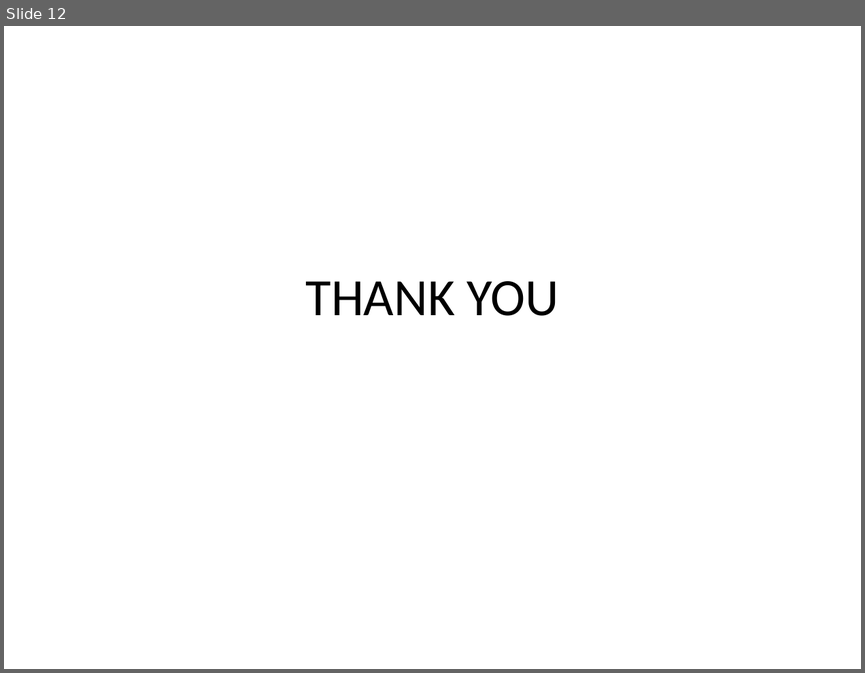
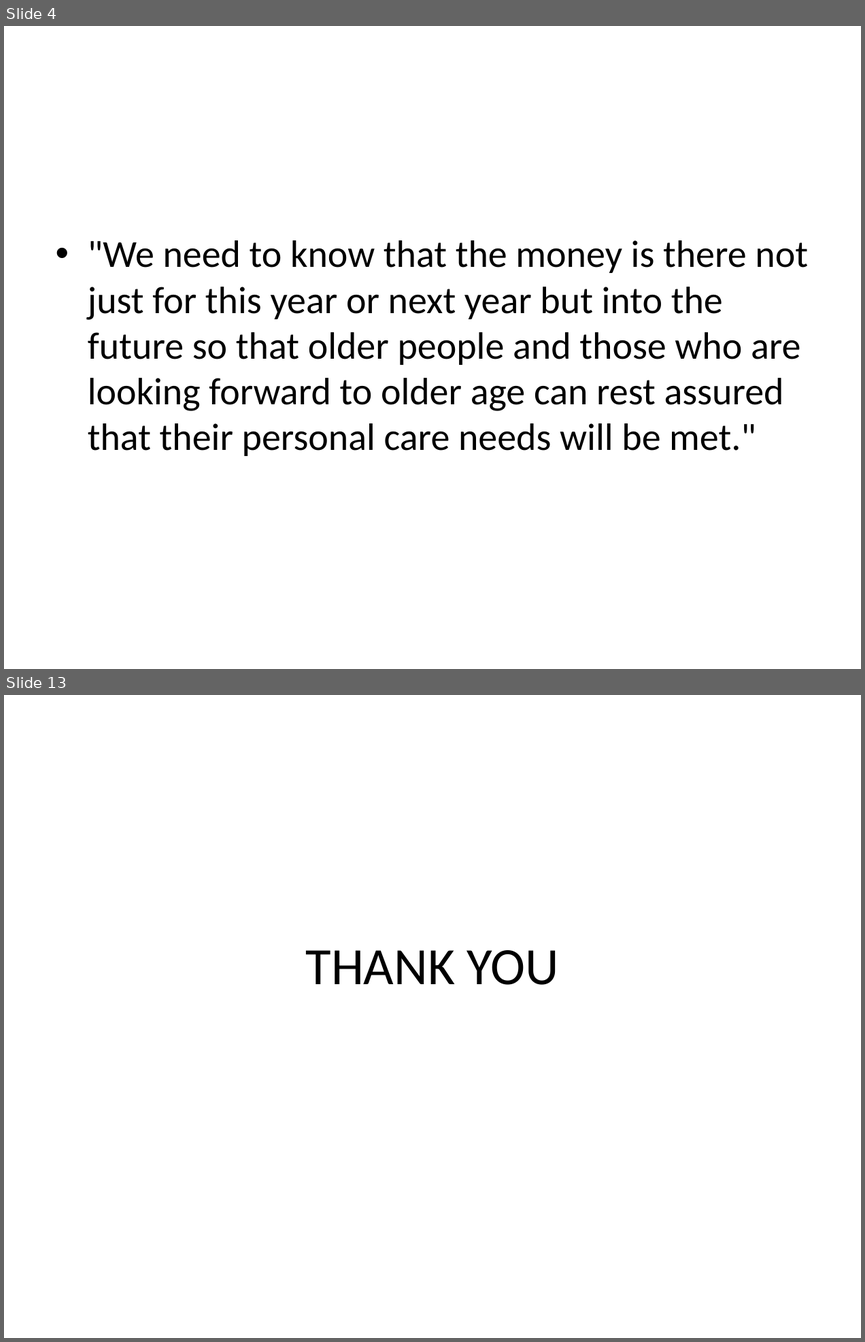
Before and after one commit to MayankVachher/Shortie, a slide deck: title.pptx. Shown one above the other, each under a label of ours: slide 12 before the commit, slides 4 and 13 after it; the slides between them are not shown. The pictures are 865x673 and 865x1342 pixels, drawn with LibreOffice and Linux fonts; fonts in the diff are those of the drawing. Boxes give left, top, right and bottom in pixels: in the first picture for what was removed or moved away, otherwise in the second. Text is boxed around its words. In the diff, an @@ line names an element or a change of style, - is before the commit and + after.

```diff
--- a/title.pptx
+++ b/title.pptx
@@ slide 4 added at [4,26,861,669], background #FFFFFF @@
@@ text added at [88,240,808,456], 32 pt, text #000000 @@
+• "We need to know that the money is there not just for this year or next year but into the future so that older people and those who are looking forward to older age can rest assured that their personal care needs will be met."
@@ what was slide 12 is now slide 13 @@
```
Also in this commit, not shown: 11 other slides added, 11 slides removed, 12 other files.
